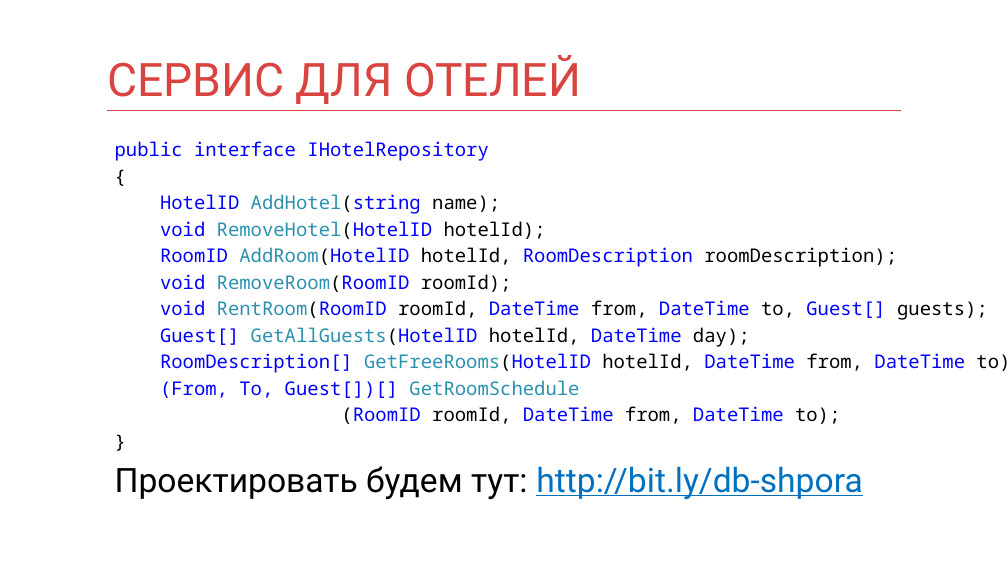
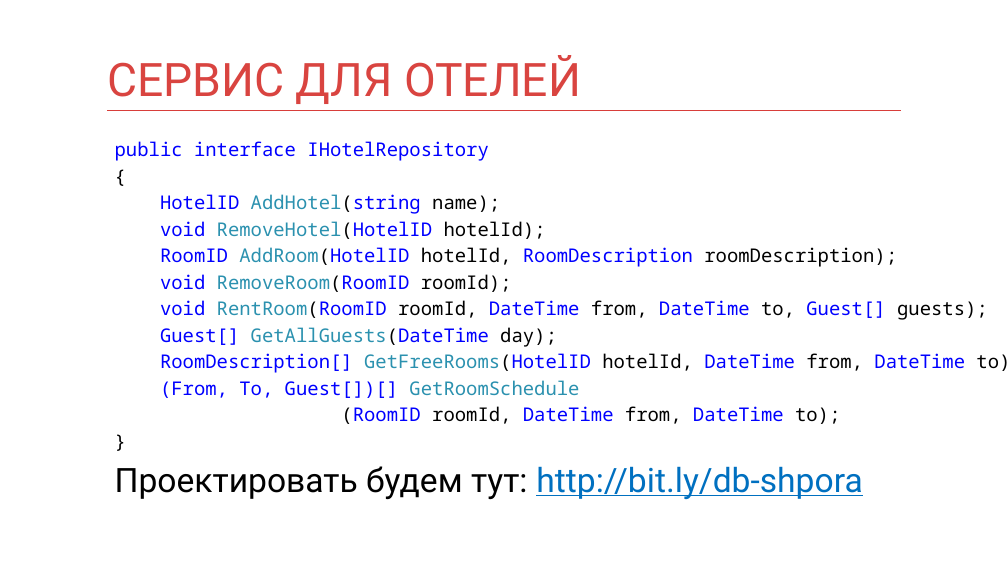
Before and after one commit to mnenorm74/web-game, a slide deck: slide 37 of db.pptx (slide 33 before the commit). Drawn at 1008x567 pixels with LibreOffice and Linux fonts; fonts in the diff are those of the drawing. Boxes give left, top, right and bottom in pixels: in the first picture for what was removed or moved away, otherwise in the second. Text is boxed around its words. In the diff, an @@ line names an element or a change of style, - is before the commit and + after.

```diff
--- a/db.pptx
+++ b/db.pptx
@@ text at bbox=[160, 327, 557, 347]: text changed @@
-Guest[] GetAllGuests(HotelID hotelId, DateTime day);
+Guest[] GetAllGuests(DateTime day);
```
Also in this commit, not shown: 23 other slides changed, 13 slides added, 9 slides removed, 1 other file.
